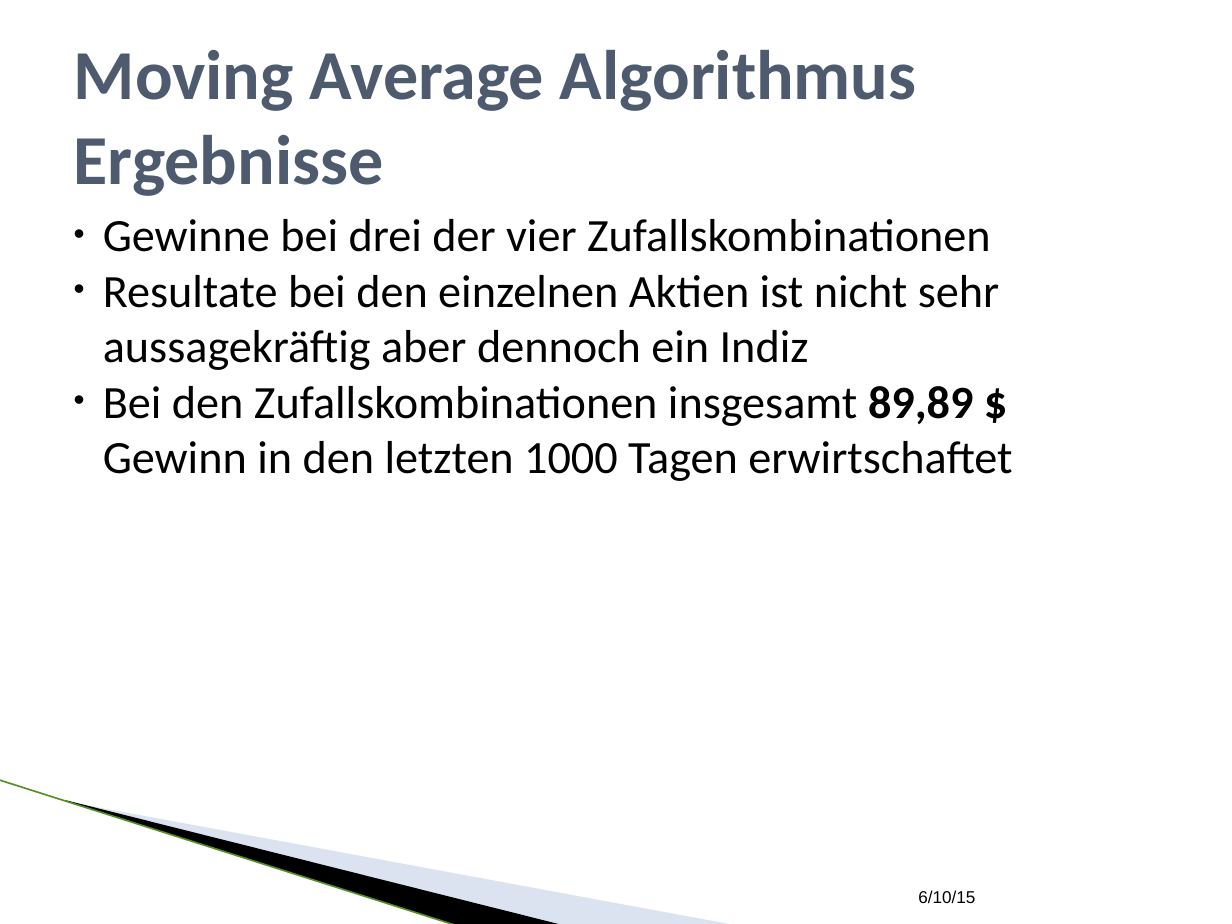
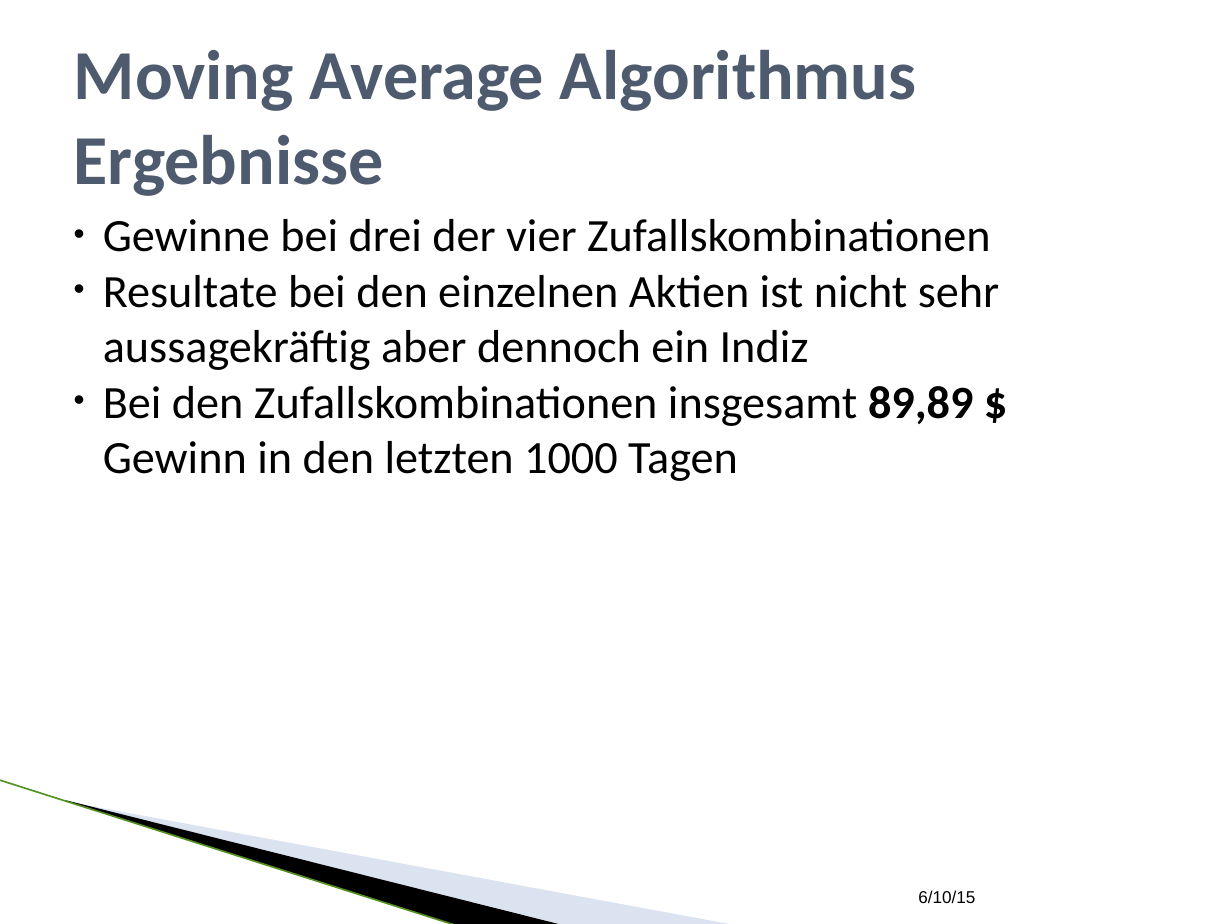
Before and after one commit to SEPSkyware6MM/StockForecast, a slide deck: slide 14 of ALR_Vortrag.pptx (slide 12 before the commit). Drawn at 1232x924 pixels with LibreOffice and Linux fonts; fonts in the diff are those of the drawing; background and template pictures are left out. Boxes give left, top, right and bottom in pixels: in the first picture for what was removed or moved away, otherwise in the second. Text is boxed around its words. In the diff, an @@ line names an element or a change of style, - is before the commit and + after.

```diff
--- a/ALR_Vortrag.pptx
+++ b/ALR_Vortrag.pptx
@@ text at (x1=103, y1=386, x2=973, y2=481): text changed @@
-• Bei den Zufallskombinationen insgesamt 89,89 $ Gewinn in den letzten 1000 Tagen erwirtschaftet
+• Bei den Zufallskombinationen insgesamt 89,89 $ Gewinn in den letzten 1000 Tagen
```
Also in this commit, not shown: 13 other slides changed, 2 slides added, 1 other file.
